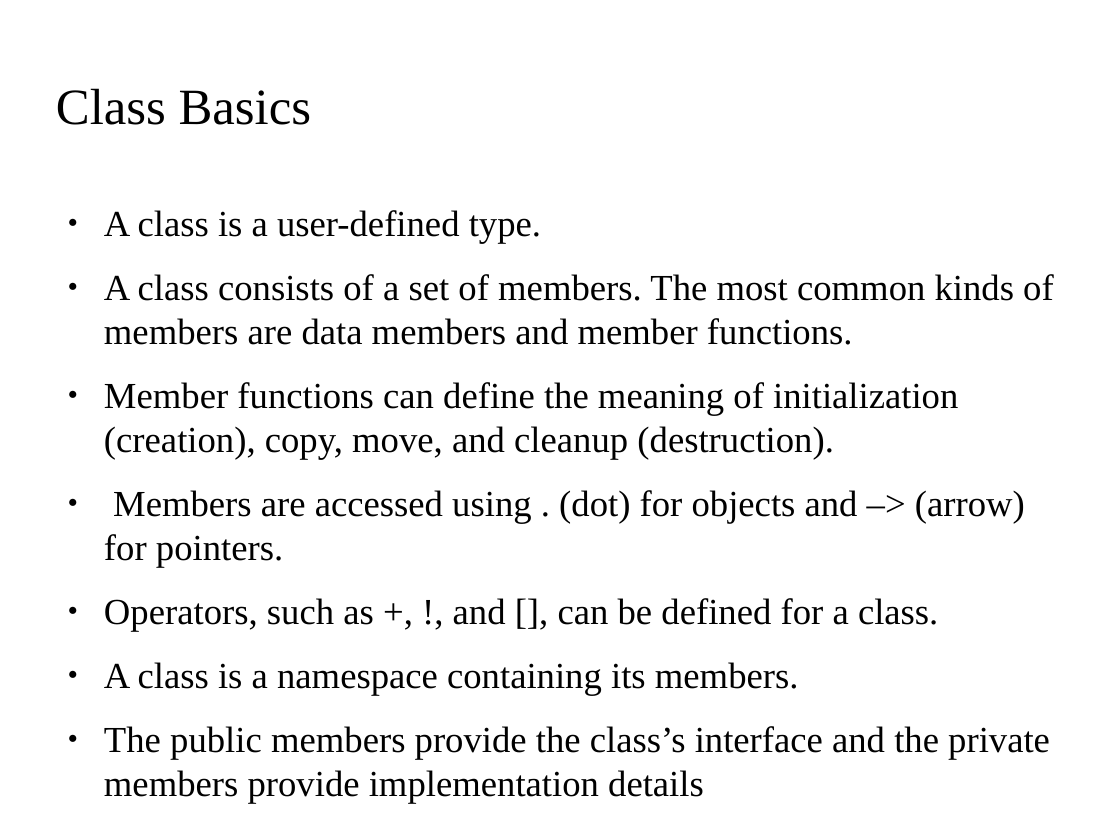
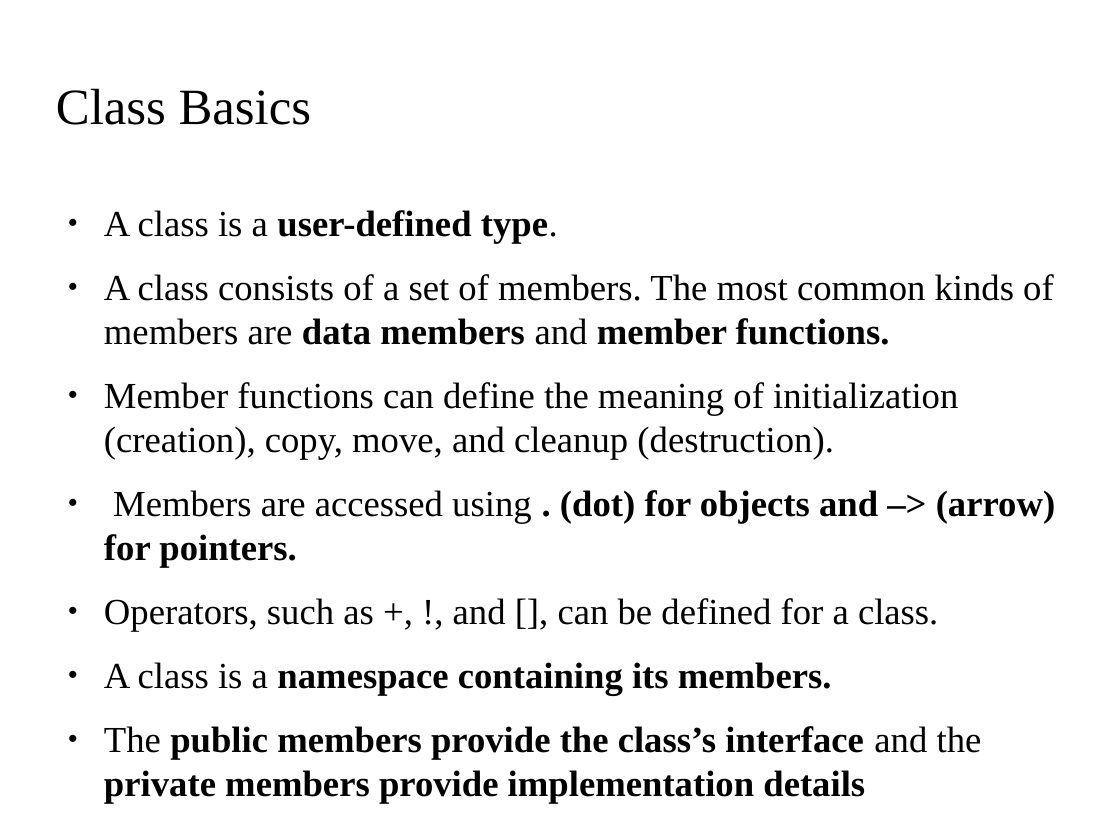
Before and after one commit to kks32/cpp-software-development, a slide deck: slide 2 of Ex11_Classes/Ex11_Classes.odp. Drawn at 1120x840 pixels with LibreOffice and Linux fonts; fonts in the diff are those of the drawing; background and template pictures are left out. Boxes give left, top, right and bottom in pixels: in the first picture for what was removed or moved away, otherwise in the second. Text is boxed around its words. In the diff, an @@ line names an element or a change of style, - is before the commit and + after.

```diff
--- a/Ex11_Classes/Ex11_Classes.odp
+++ b/Ex11_Classes/Ex11_Classes.odp
@@ text at bbox=[104, 210, 1056, 804]: bold on in "user-defined type.", "data members member functions.", ". (dot) for objects and –> (arrow) ...", "namespace containing its members." and 1 more places @@
```
Also in this commit, not shown: 5 slides added, 1 slide removed, 1 other file.
